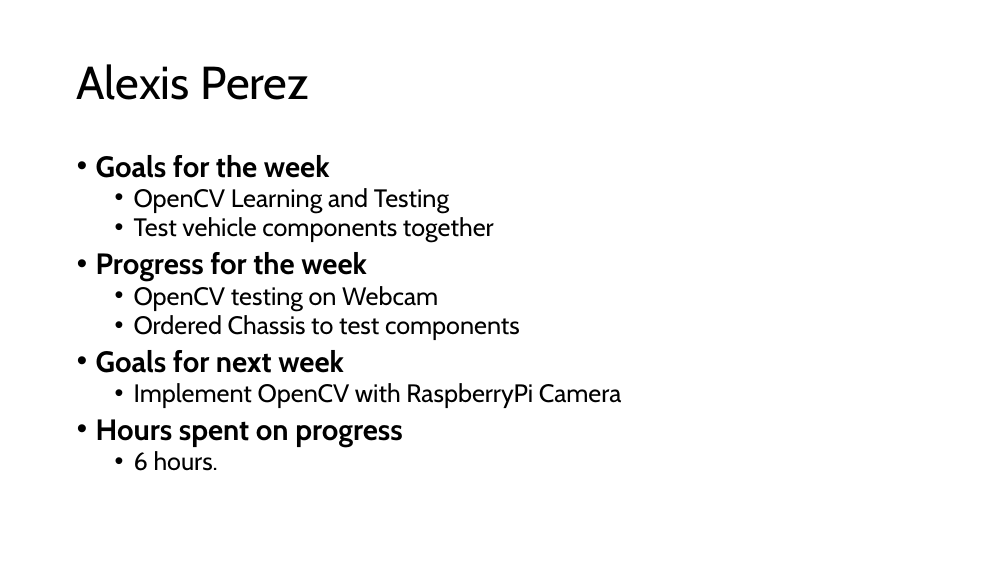
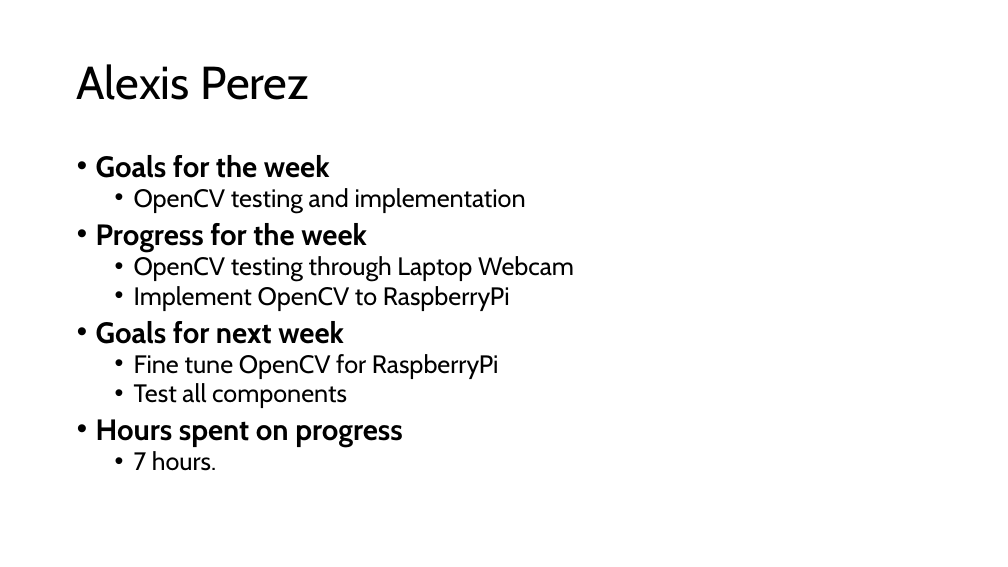
Before and after one commit to EthanWellsSr/BuggyBot, a slide deck: slide 5 of Weekly Reports/Self-Driving-RC-Car.pptx (slide 6 before the commit). Drawn at 1008x567 pixels with LibreOffice and Linux fonts; fonts in the diff are those of the drawing. Boxes give left, top, right and bottom in pixels: in the first picture for what was removed or moved away, otherwise in the second. Text is boxed around its words. In the diff, an @@ line names an element or a change of style, - is before the commit and + after.

```diff
--- a/Weekly Reports/Self-Driving-RC-Car.pptx
+++ b/Weekly Reports/Self-Driving-RC-Car.pptx
@@ text at [134,188,526,213]: text changed @@
-  • OpenCV Learning and Testing
-  • Test vehicle components together
+  • OpenCV testing and implementation
@@ text at [134,256,574,311]: text changed @@
-  • OpenCV testing on Webcam
-  • Ordered Chassis to test components
+  • OpenCV testing through Laptop Webcam
+  • Implement OpenCV to RaspberryPi
@@ text at [134,354,499,408]: text changed @@
-  • Implement OpenCV with RaspberryPi Camera
+  • Fine tune OpenCV for RaspberryPi
+  • Test all components
@@ text at [134,451,216,471]: text changed @@
-  • 6 hours.
+  • 7 hours.
```
Also in this commit, not shown: 2 other slides changed, 8 slides added, 10 slides removed.
